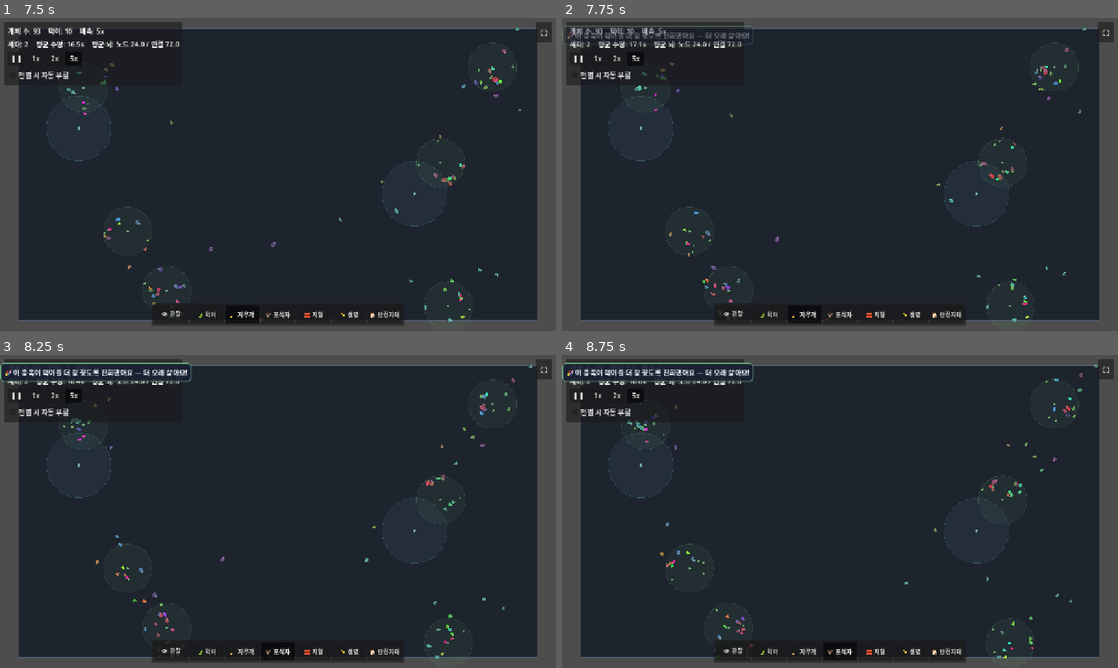
Above: before the commit, frames 1-4 (two rows, left to right).
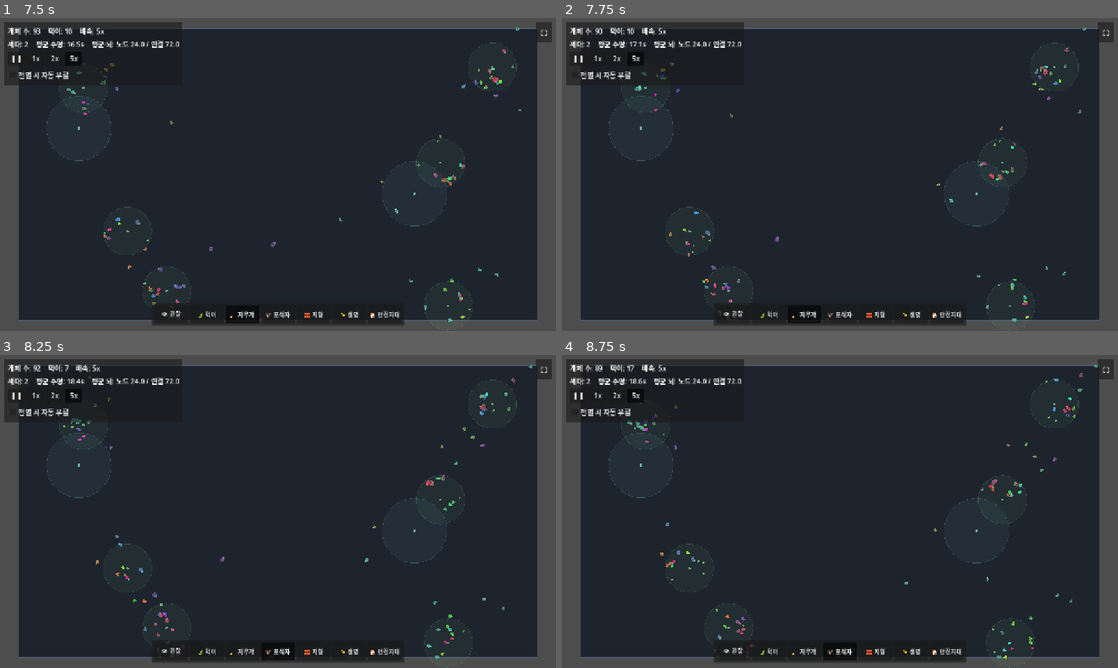
Above: after the commit, the same moments.

Repository: MoriochoRadio/mindlings
Game: Godot game, scene res://scenes/Main.tscn
The game is run twice, just before and just after one commit, with the same random seed, the same clock (stepped at 60 frames per second) and the same inputs.
Inputs:
- Up to frame 1 (7.5 s): click "❚❚" at 0.5 s; click "1x" at 1.25 s; click "2x" at 2 s; click "5x" at 2.75 s; click "전멸 시 자동 부활" at 3.5 s; click "⛶" at 4.25 s; click "👁 관찰" at 5 s; click "전멸 시 자동 부활" at 5.75 s; click "🍃 먹이" at 6.5 s; click "🧹 지우개" at 7.25 s
- Up to frame 2 (7.75 s): no input
- Up to frame 3 (8.25 s): click "🦅 포식자" at 8 s
- Up to frame 4 (8.75 s): no input

Frame 1 is identical in both runs. In frame 2, 0.8% of the frame differs, in the area x 0-35%, y 2-9%; in frame 3, 1.1%; in frame 4, 1.1%.

Commit message:
fix(UI): 토스트가 HUD와 겹치고 쌓이는 문제 — 하단 중앙(툴바 위)·1개씩·중복 억제
- 위치: 상단(HUD/컨트롤과 겹침) → 하단 중앙 '툴바 위'(bottom_offset). HUD(좌상)·툴바(하단 중앙,
  더 아래)·뇌 패널(하단 좌)과 안 겹치는 자리.
- 한 번에 1개만 표시(큐잉) — 동시에 여러 개가 쌓여 가려지지 않게.
- 같은 메시지 연속은 쿨다운(dedupe_cooldown)으로 억제 + 큐 내 중복/최대 길이 차단.
- 페이드는 실시간(time_scale 무관) 유지 — 배속·일시정지에서도 읽힘.
- hold_time·dedupe_cooldown·bottom_offset·max_queue @export.

검증: Godot 4.6.3 헤드리스 게임 300f 에러 0. 토스트 도배(동일 30회+1) 무크래시.

Co-Authored-By: Claude Opus 4.8 (1M context) <noreply@anthropic.com>

Diff:
--- a/scripts/Toast.gd
+++ b/scripts/Toast.gd
@@ -1,43 +1,80 @@
 extends Control
 class_name Toast
 ## 이정표 토스트(LEGIBILITY_UX 기법4): 의미 있는 순간에만 가끔 뜨는 다정한 팝업.
-## 숫자 대신 의미·감정을 전한다. 상단 중앙에서 살짝 떴다가 부드럽게 사라진다.
-## World가 call_group("toast", "show_toast", text)로 호출한다.
+## 숫자 대신 의미·감정을 전한다. World가 call_group("toast", "show_toast", text)로 호출.
 ##
-## 페이드는 Engine.time_scale의 영향을 받지 않도록 실시간(wall-clock)으로 구동한다.
-## (배속 5x로 진화를 빨리 돌릴 때도, 일시정지일 때도 토스트는 읽을 수 있어야 한다.)
+## 배치: 하단 중앙, 툴바 '위'. HUD(좌상)·툴바(하단 중앙, 더 아래)·뇌 패널(하단 좌)과 안 겹친다.
+## 한 번에 1개만 표시(큐잉) + 같은 메시지 연속은 쿨다운으로 억제 → 쌓여서 가려지지 않는다.
+## 페이드는 Engine.time_scale와 무관하게 실시간(wall-clock)으로 — 배속·일시정지에서도 읽힌다.
 
 ## 한 토스트가 완전히 보이는 유지 시간(초, 실시간).
 @export var hold_time: float = 4.5
+## 같은 메시지가 이 시간(초) 안에 다시 오면 중복으로 보고 억제(쌓임 방지).
+@export var dedupe_cooldown: float = 3.0
+## 툴바 위로 띄울 높이(화면 하단에서 px). 툴바(약 -64)보다 위에 둔다.
+@export var bottom_offset: float = -78.0
+## 대기 큐 최대 길이(폭주 방지). 넘으면 새 토스트는 버린다.
+@export var max_queue: int = 4
 
 const _FADE_IN: float = 0.35
 const _FADE_OUT: float = 0.7
 
-var _box: VBoxContainer
-var _active: Array = []  # [{panel, t0_msec}]
+var _queue: Array[String] = []
+var _panel: PanelContainer = null
+var _t0: int = 0
+var _last_text: String = ""
+var _last_msec: int = 0
 
 func _ready() -> void:
 	add_to_group("toast")
-	# 전체 화면을 덮되 입력은 통과시킨다(관찰을 방해하지 않게).
 	set_anchors_preset(Control.PRESET_FULL_RECT)
-	mouse_filter = Control.MOUSE_FILTER_IGNORE
-
-	_box = VBoxContainer.new()
-	_box.mouse_filter = Control.MOUSE_FILTER_IGNORE
-	_box.add_theme_constant_override("separation", 6)
-	# 화면 상단 가로 전체에 깔고, 각 토스트는 가로 중앙으로 줄여 배치한다.
-	_box.anchor_left = 0.0
-	_box.anchor_right = 1.0
-	_box.anchor_top = 0.0
-	_box.anchor_bottom = 0.0
-	_box.grow_vertical = Control.GROW_DIRECTION_END
-	_box.offset_top = 18.0
-	add_child(_box)
+	mouse_filter = Control.MOUSE_FILTER_IGNORE  # 관찰 방해 없게 입력 통과
 
 func show_toast(text: String) -> void:
+	var now: int = Time.get_ticks_msec()
+	# 중복 억제: 직전에 띄운 같은 메시지가 쿨다운 안이면 무시.
+	if text == _last_text and (now - _last_msec) < int(dedupe_cooldown * 1000.0):
+		return
+	if text in _queue:
+		return  # 이미 대기 중인 같은 메시지면 무시
+	if _queue.size() >= max_queue:
+		return
+	_queue.append(text)
+
+func _process(_delta: float) -> void:
+	var now: int = Time.get_ticks_msec()
+	# 현재 토스트가 없고 대기가 있으면 다음 하나를 띄운다(한 번에 1개).
+	if _panel == null and not _queue.is_empty():
+		_spawn(_queue.pop_front(), now)
+	if _panel == null:
+		return
+	var total: float = _FADE_IN + hold_time + _FADE_OUT
+	var e: float = (now - _t0) / 1000.0
+	if e >= total:
+		_panel.queue_free()
+		_panel = null
+		return
+	var a: float = 1.0
+	if e < _FADE_IN:
+		a = e / _FADE_IN
+	elif e > _FADE_IN + hold_time:
+		a = 1.0 - (e - _FADE_IN - hold_time) / _FADE_OUT
+	_panel.modulate.a = clampf(a, 0.0, 1.0)
+
+func _spawn(text: String, now: int) -> void:
+	_last_text = text
+	_last_msec = now
+
 	var panel := PanelContainer.new()
 	panel.mouse_filter = Control.MOUSE_FILTER_IGNORE
-	panel.size_flags_horizontal = Control.SIZE_SHRINK_CENTER  # 가로 중앙으로 축소 배치
+	# 하단 중앙(툴바 위) 앵커. 콘텐츠 크기에 맞춰 가로 가운데 정렬, 위로 자란다.
+	panel.anchor_left = 0.5
+	panel.anchor_right = 0.5
+	panel.anchor_top = 1.0
+	panel.anchor_bottom = 1.0
+	panel.grow_horizontal = Control.GROW_DIRECTION_BOTH
+	panel.grow_vertical = Control.GROW_DIRECTION_BEGIN
+	panel.offset_bottom = bottom_offset
 
 	var style := StyleBoxFlat.new()
 	style.bg_color = Color(0.1, 0.13, 0.2, 0.92)
@@ -58,28 +95,6 @@
 	panel.add_child(label)
 
 	panel.modulate.a = 0.0
-	_box.add_child(panel)
-	_active.append({"panel": panel, "t0": Time.get_ticks_msec()})
-
-func _process(_delta: float) -> void:
-	if _active.is_empty():
-		return
-	var now: int = Time.get_ticks_msec()
-	var total: float = _FADE_IN + hold_time + _FADE_OUT
-	var still: Array = []
-	for item in _active:
-		var panel: PanelContainer = item["panel"]
-		if not is_instance_valid(panel):
-			continue
-		var e: float = (now - item["t0"]) / 1000.0
-		if e >= total:
-			panel.queue_free()
-			continue
-		var a: float = 1.0
-		if e < _FADE_IN:
-			a = e / _FADE_IN
-		elif e > _FADE_IN + hold_time:
-			a = 1.0 - (e - _FADE_IN - hold_time) / _FADE_OUT
-		panel.modulate.a = clampf(a, 0.0, 1.0)
-		still.append(item)
-	_active = still
+	add_child(panel)
+	_panel = panel
+	_t0 = now
